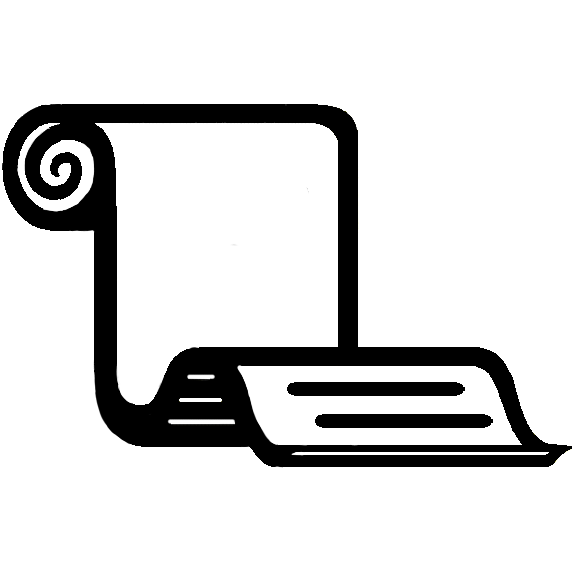
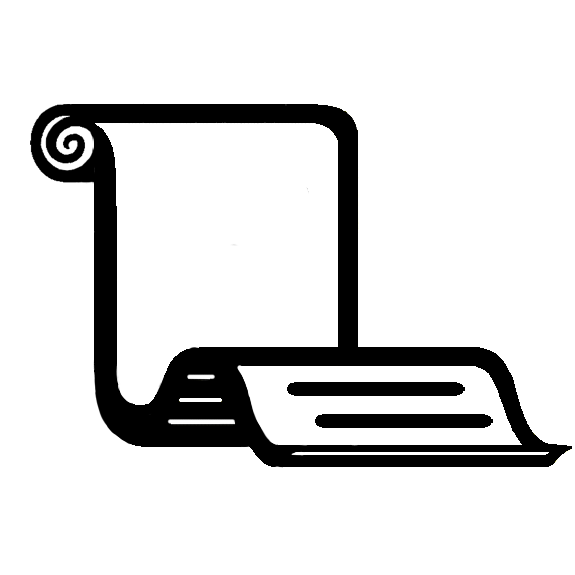
Comparing the layer stacks of the two 575 x 575 images. Changes:
painted on "Layer 16(pasted) Merged" over bbox(2, 104, 94, 232)
